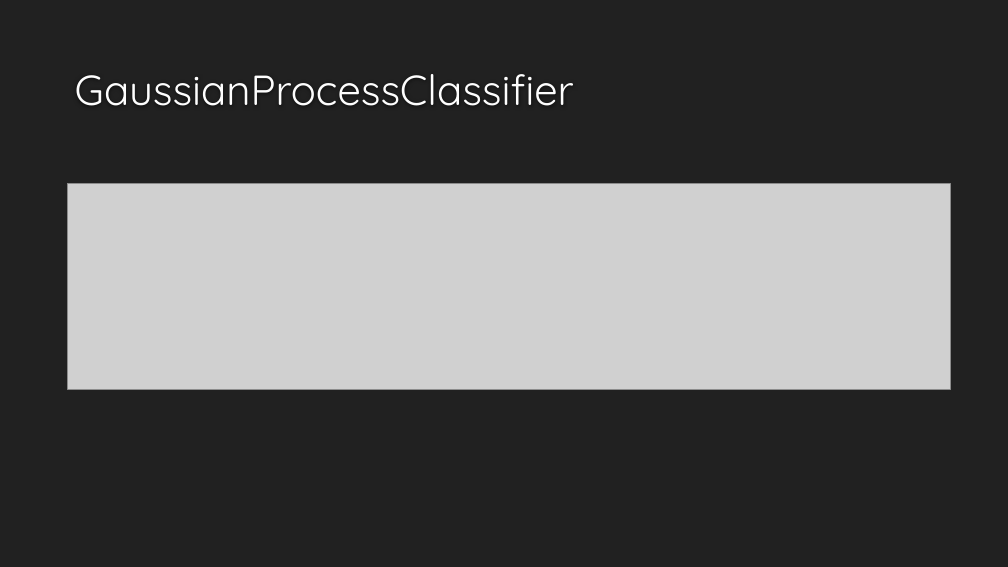
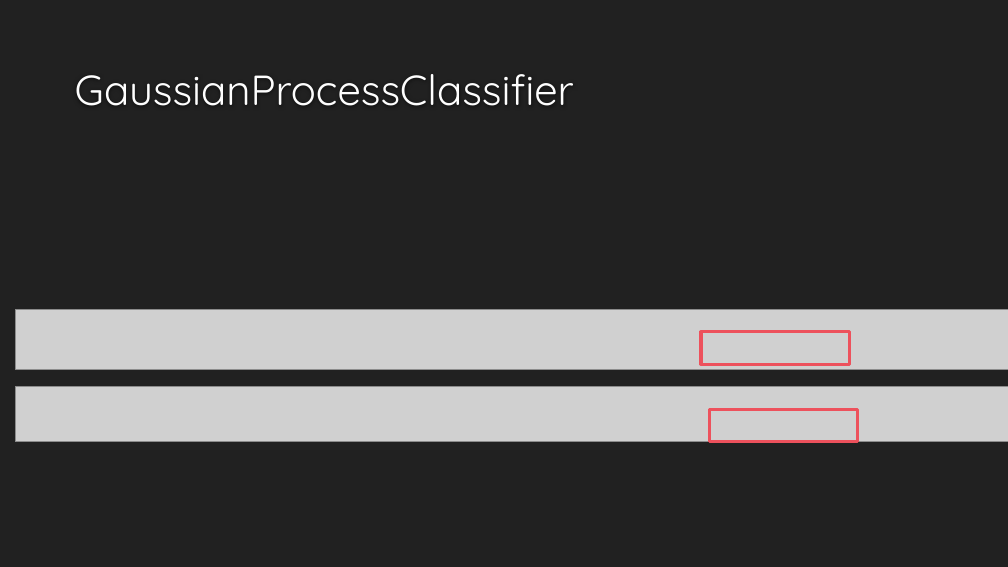
Before and after one commit to u0524809/cloud_computing, a slide deck: slide 6 of cloud_computing_mid.pptx. Drawn at 1008x567 pixels with LibreOffice and Linux fonts; fonts in the diff are those of the drawing; grey boxes stand for pictures; background and template pictures are left out. Boxes give left, top, right and bottom in pixels: in the first picture for what was removed or moved away, otherwise in the second. Text is boxed around its words. In the diff, an @@ line names an element or a change of style, - is before the commit and + after.

Commit message:
add ptt

```diff
--- a/cloud_computing_mid.pptx
+++ b/cloud_computing_mid.pptx
@@ picture: place and size @@
-picture at bbox=[68, 184, 951, 389]
+picture at bbox=[15, 309, 1008, 369]
@@ rectangle added at bbox=[701, 332, 849, 364], outline #ED515C 3 pt @@
@@ picture added at bbox=[15, 386, 1008, 442] @@
@@ rectangle added at bbox=[709, 409, 858, 442], outline #ED515C 3 pt @@
```
Also in this commit, not shown: 2 other slides changed, 4 slides added, 2 slides removed.
